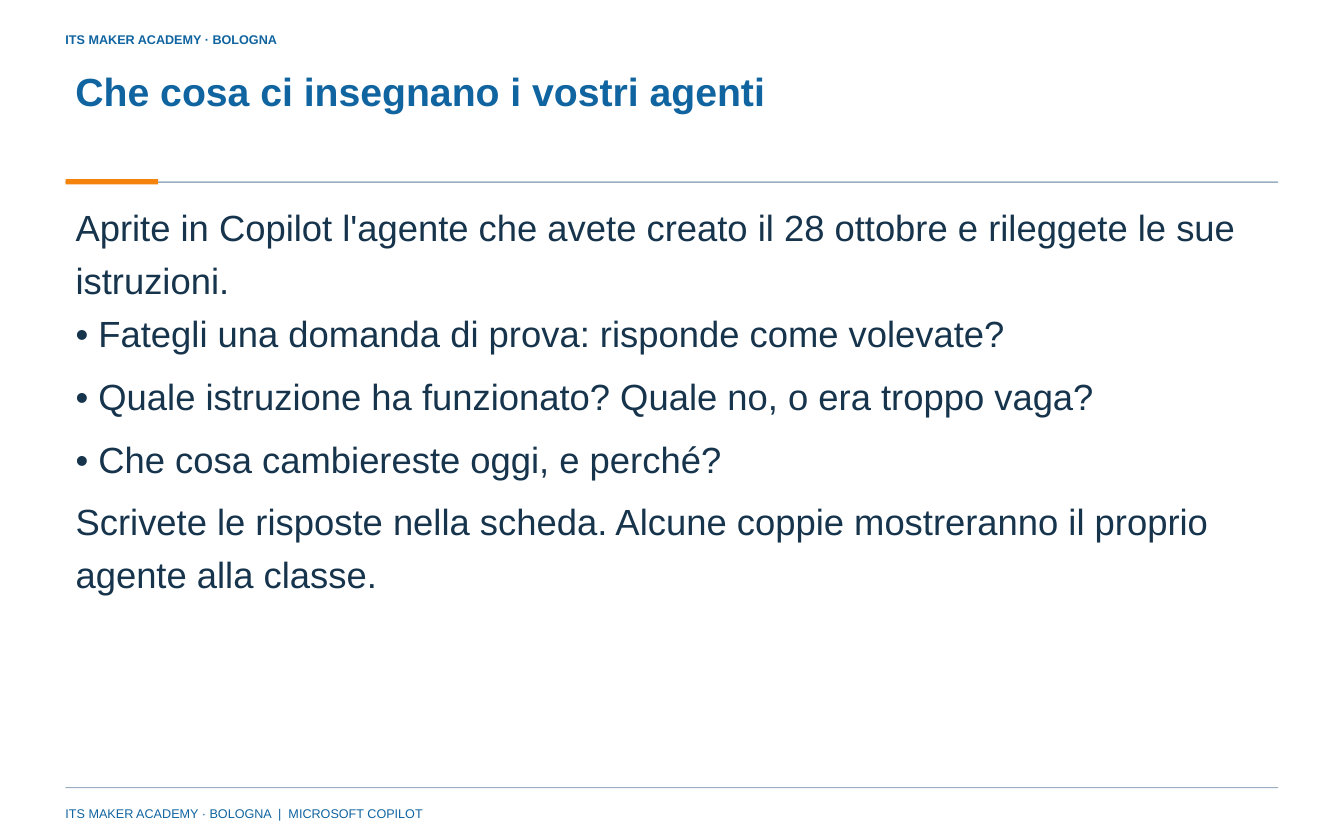
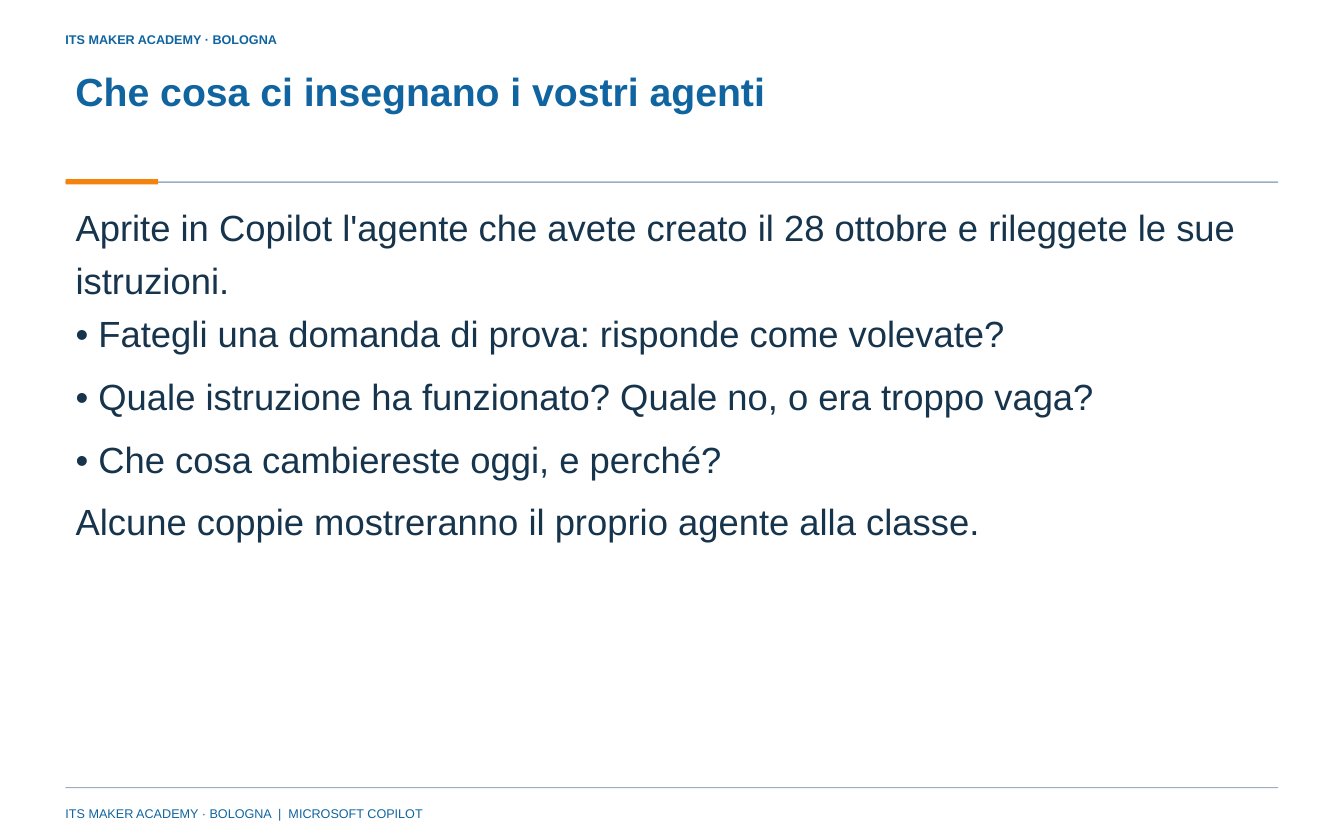
Before and after one commit to franzo9393/ITSCorso_UnslothStudio-Git, a slide deck: slide 5 of lezione 3 - RAG e calcolo deterministico/Lezione3_Blocco_appunti_e_agente_Python_P03_ITS_MAKER.pptx. Drawn at 1344x840 pixels with LibreOffice and Linux fonts; fonts in the diff are those of the drawing; background and template pictures are left out. Boxes give left, top, right and bottom in pixels: in the first picture for what was removed or moved away, otherwise in the second. Text is boxed around its words. In the diff, an @@ line names an element or a change of style, - is before the commit and + after.

```diff
--- a/lezione 3 - RAG e calcolo deterministico/Lezione3_Blocco_appunti_e_agente_Python_P03_ITS_MAKER.pptx
+++ b/lezione 3 - RAG e calcolo deterministico/Lezione3_Blocco_appunti_e_agente_Python_P03_ITS_MAKER.pptx
@@ text at [76, 508, 979, 543]: text changed @@
-Scrivete le risposte nella scheda. Alcune coppie mostreranno il proprio agente alla classe.
+Alcune coppie mostreranno il proprio agente alla classe.
```
Also in this commit, not shown: 6 other slides changed, 2 slides added, 3 slides removed, 16 other files.
